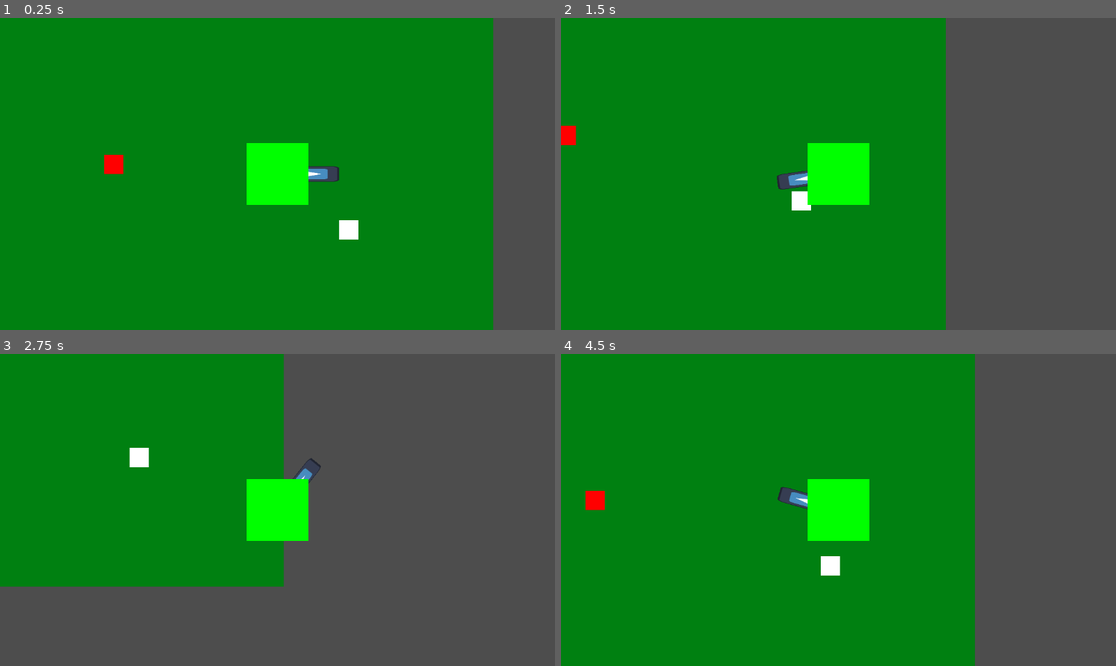
Above: before the commit, frames 1-4 (two rows, left to right).
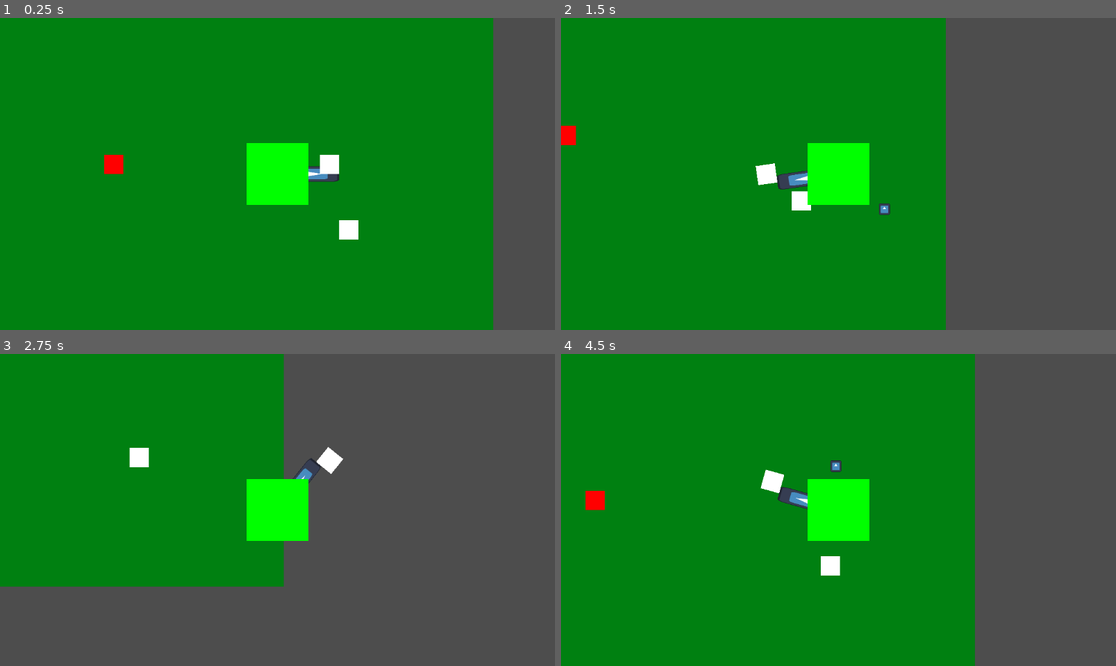
Above: after the commit, the same moments.

Repository: Hobbes-2/Duck-Hunter
Game: Godot game, scene res://Scenes/main.tscn
The game is run twice, just before and just after one commit, with the same random seed, the same clock (stepped at 60 frames per second) and the same inputs. The engine's default icon, where the game draws it, is replaced by a stand-in: a white triangle on a blue panel in a dark square.
Inputs (mouse positions are in pixels of both pictures, inside the frame that each line leads up to):
- Up to frame 1 (0.25 s): no input
- Up to frame 2 (1.5 s): tap Enter at 0.5 s; move the mouse to (960, 158) at 0.52 s; hold D (Right) 0.53-1.28 s; tap Space (Shoot) at 0.6, 1.35 s; move the mouse to (727, 189) at 1.27 s; hold S (Down) from 1.28 s (still down)
- Up to frame 3 (2.75 s): move the mouse to (333, 441) at 2.02 s; release S (Down) at 2.03 s; hold D (Right) from 2.03 s (still down); tap Space (Shoot) at 2.1 s
- Up to frame 4 (4.5 s): move the mouse to (810, 572) at 2.77 s; release D (Right) at 2.78 s; hold W (Up) 2.78-3.53 s; tap Space (Shoot) at 2.85, 3.6, 4.35 s; move the mouse to (1005, 556) at 3.52 s; hold A (Left) from 3.53 s (still down); move the mouse to (672, 463) at 4.27 s

The runs differ from the first frame. In frame 1, 0.2% of the frame differs, in the area x 57-62%, y 43-51%; in frame 2, 0.3%, in the area x 35-60%, y 46-64%; in frame 3, 0.2%; in frame 4, 0.3%.

Commit message:
shooting

Diff:
--- a/Scenes/bullet.tscn
+++ b/Scenes/bullet.tscn
@@ -1,18 +1,13 @@
 [gd_scene format=3 uid="uid://b5htjyh3pjxtg"]
 
+[ext_resource type="Script" uid="uid://w4erynfphwao" path="res://scripts/bullet.gd" id="1_oduel"]
 [ext_resource type="Texture2D" uid="uid://cvqcw55q2hwqa" path="res://icon.svg" id="1_xjght"]
-
-[sub_resource type="GDScript" id="GDScript_xjght"]
-script/source = "extends CharacterBody2D
-
-
-"
 
 [sub_resource type="CircleShape2D" id="CircleShape2D_oduel"]
 radius = 16.0
 
 [node name="Bullet" type="CharacterBody2D" unique_id=2034719816]
-script = SubResource("GDScript_xjght")
+script = ExtResource("1_oduel")
 
 [node name="Area2D" type="Area2D" parent="." unique_id=1901212063]
 
--- a/Scenes/player.tscn
+++ b/Scenes/player.tscn
@@ -1,6 +1,6 @@
 [gd_scene format=3 uid="uid://dnkiqygyk4xd4"]
 
-[ext_resource type="Script" uid="uid://depcrx6i8swcl" path="res://Scripts/player.gd" id="1_cvnsp"]
+[ext_resource type="Script" uid="uid://depcrx6i8swcl" path="res://scripts/player.gd" id="1_cvnsp"]
 [ext_resource type="Texture2D" uid="uid://cvqcw55q2hwqa" path="res://icon.svg" id="1_v0iea"]
 
 [sub_resource type="RectangleShape2D" id="RectangleShape2D_cvnsp"]
@@ -18,7 +18,11 @@
 texture = ExtResource("1_v0iea")
 
 [node name="Hand" type="CharacterBody2D" parent="Arm" unique_id=1750588425]
-position = Vector2(-127.99999, 0)
+position = Vector2(128, 0)
+
+[node name="ColorRect" type="ColorRect" parent="Arm/Hand" unique_id=1068944695]
+offset_right = 40.0
+offset_bottom = 40.0
 
 [node name="CollisionShape2D" type="CollisionShape2D" parent="." unique_id=1629004851]
 shape = SubResource("RectangleShape2D_cvnsp")
--- /dev/null
+++ b/Scripts/bullet.gd
@@ -0,0 +1,7 @@
+extends CharacterBody2D
+
+var speed = 5
+var pos
+func _physics_process(delta: float) -> void:
+	velocity = pos * speed
+	move_and_slide()
--- a/Scripts/player.gd
+++ b/Scripts/player.gd
@@ -8,6 +8,7 @@
 @onready var arm: CharacterBody2D = $Arm
 @onready var hand: Node2D = $Arm/Hand
 @onready var hand_sprite: Sprite2D = $Arm/HandSprite
+var bullet = preload("res://Scenes/bullet.tscn")
 
 func _ready() -> void:
 	pass
@@ -28,6 +29,13 @@
 	hand.look_at(get_global_mouse_position())
 	move_and_slide()
 
+
+	if Input.is_action_just_pressed("Shoot"):
+		var currentBullet = bullet.instantiate()
+		currentBullet.global_position = hand.global_position
+		currentBullet.pos = (get_global_mouse_position())
+		add_child(currentBullet)
+
 func _input(event: InputEvent) -> void:
 	if event is InputEventMouseMotion:
 		pass
Not shown, added: Scripts/bullet.gd.uid
